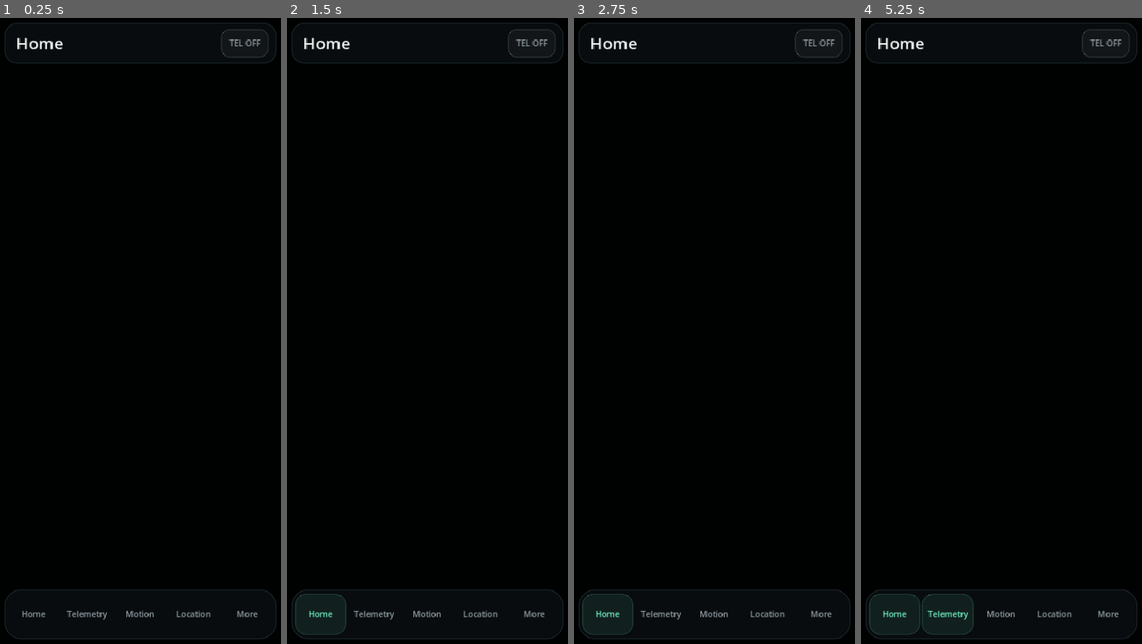
Above: before the commit, frames 1-4 (left to right).
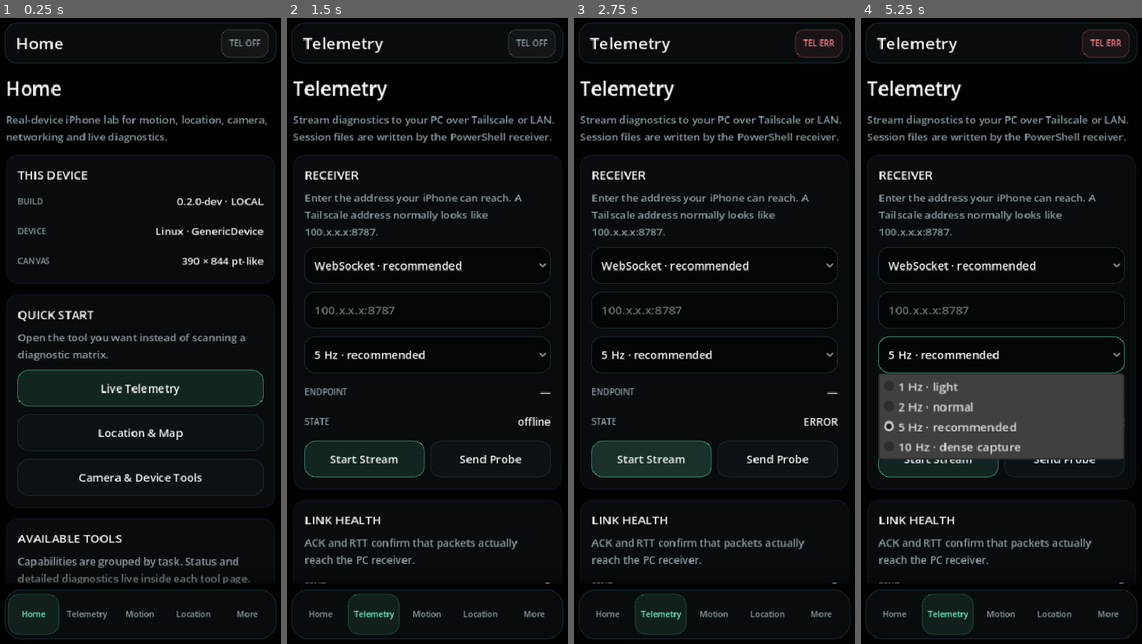
Above: after the commit, the same moments.

Repository: Rzbck/ios-godot-lab
Game: Godot game, scene res://scenes/main.tscn
Same seed, same stepped clock (60 frames per second), same inputs: the game is played once before the commit and once after it.
Inputs (mouse positions are in pixels of both pictures, inside the frame that each line leads up to):
- Up to frame 1 (0.25 s): no input
- Up to frame 2 (1.5 s): click "Home" at 0.5 s; click (427, 387) at 1.25 s, where only the run after the commit has a clickable "Live Telemetry"
- Up to frame 3 (2.75 s): click (652, 456) at 2 s, where only the run after the commit has a clickable "Start Stream"
- Up to frame 4 (5.25 s): click (939, 456) at 2.75 s, where only the run after the commit has a clickable "Start Stream"; click (1001, 268) at 3.5 s, where only the run after the commit has a clickable "WebSocket · recommended"; click "Telemetry" at 4.25 s; click (1001, 356) at 5 s, where only the run after the commit has a clickable "5 Hz · recommended"

The runs differ from the first frame. In frame 1, 12% of the frame differs, in the area x 2-98%, y 10-99%; in frame 2, 9.9%; in frame 3, 10%; in frame 4, 20%, in the area x 2-98%, y 1-99%.
Error before the commit: Parse Error: Cannot infer the type of "state" variable because the value doesn't have a set type. (res://scripts/pages/location_page.gd:199)

Commit message:
fix(location): type dynamic track result

Diff:
--- a/scripts/pages/location_page.gd
+++ b/scripts/pages/location_page.gd
@@ -65,7 +65,7 @@
 	if _track != null:
 		_track.recording_changed.connect(_on_track_recording_changed)
 		_track.stats_changed.connect(_on_track_stats_changed)
-		_refresh_track_state(_track.get_state())
+		_refresh_track_state(_track.call("get_state") as Dictionary)
 	call_deferred("_refresh_capability_probes")
 
 
@@ -187,7 +187,7 @@
 	if _track == null:
 		_track_state.text = "track service unavailable"
 		return
-	if _track.start_track(true):
+	if bool(_track.call("start_track", true)):
 		_track_state.text = "RECORDING · BACKGROUND"
 	else:
 		_track_state.text = "could not start"
@@ -196,7 +196,7 @@
 func _stop_track() -> void:
 	if _track == null:
 		return
-	var state := _track.stop_track()
+	var state: Dictionary = _track.call("stop_track") as Dictionary
 	_refresh_track_state(state)
 
 
